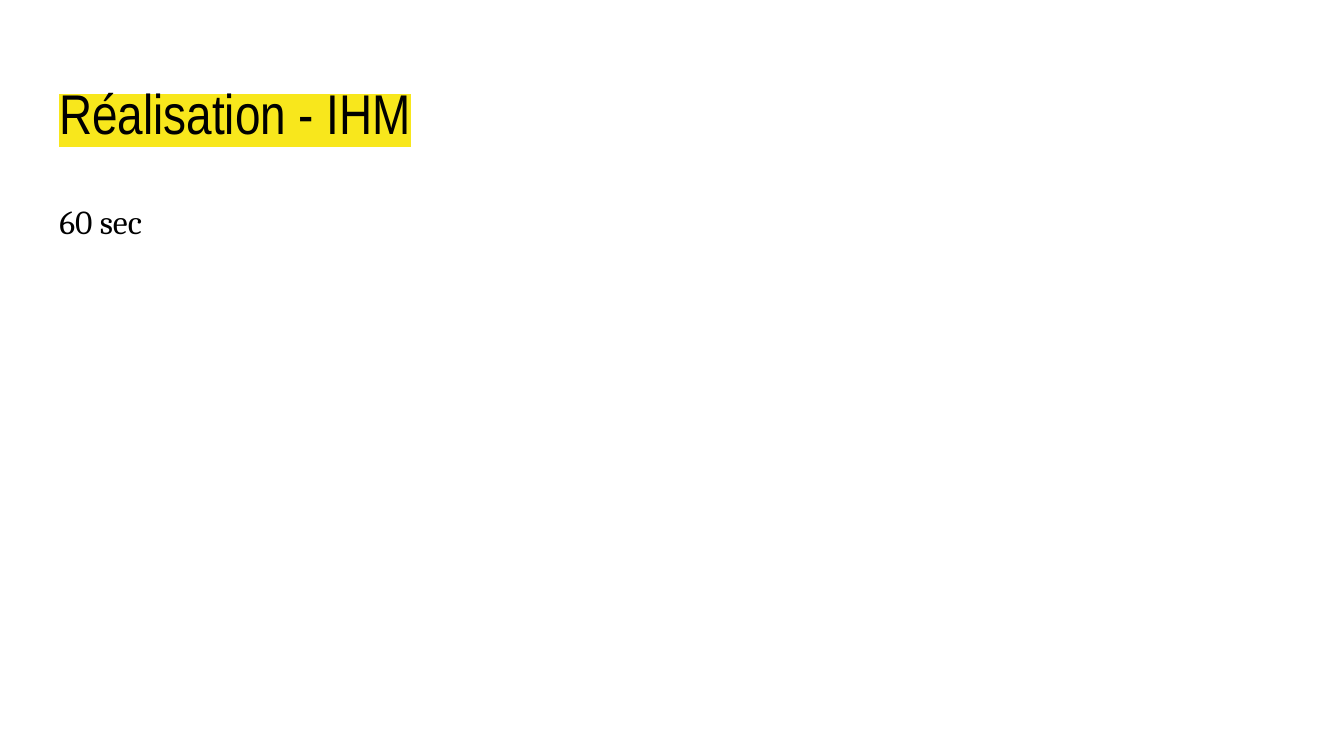
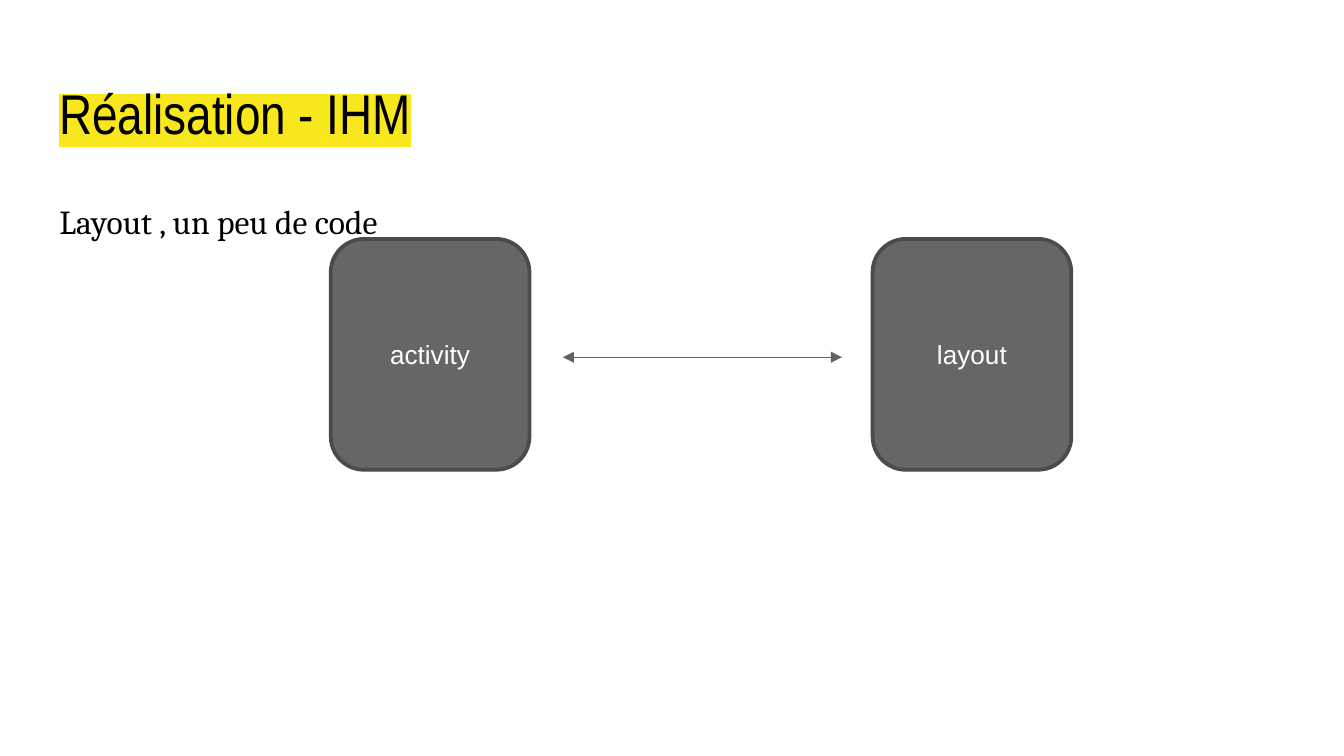
Before and after one commit to Jbemb/NewBorn, a slide deck: slide 13 of presentation_izzy_baby.pptx. Drawn at 1344x756 pixels with LibreOffice and Linux fonts; fonts in the diff are those of the drawing. Boxes give left, top, right and bottom in pixels: in the first picture for what was removed or moved away, otherwise in the second. Text is boxed around its words. In the diff, an @@ line names an element or a change of style, - is before the commit and + after.

Commit message:
presentation

```diff
--- a/presentation_izzy_baby.pptx
+++ b/presentation_izzy_baby.pptx
@@ text at [59, 210, 378, 242]: text changed @@
-60 sec
+Layout , un peu de code
@@ rounded rectangle added at [331, 239, 530, 470], fill #666666, outline #4B4B4B 2 pt, 14 pt, text #FFFFFF @@
+activity
@@ rounded rectangle added at [872, 239, 1071, 470], fill #666666, outline #4B4B4B 2 pt, 14 pt, text #FFFFFF @@
+layout
@@ double arrow added from (563, 358) to (841, 358), #646464 0.75 pt @@
```
Also in this commit, not shown: 4 other slides changed, 2 slides added, 3 slides removed, 1 other file.
